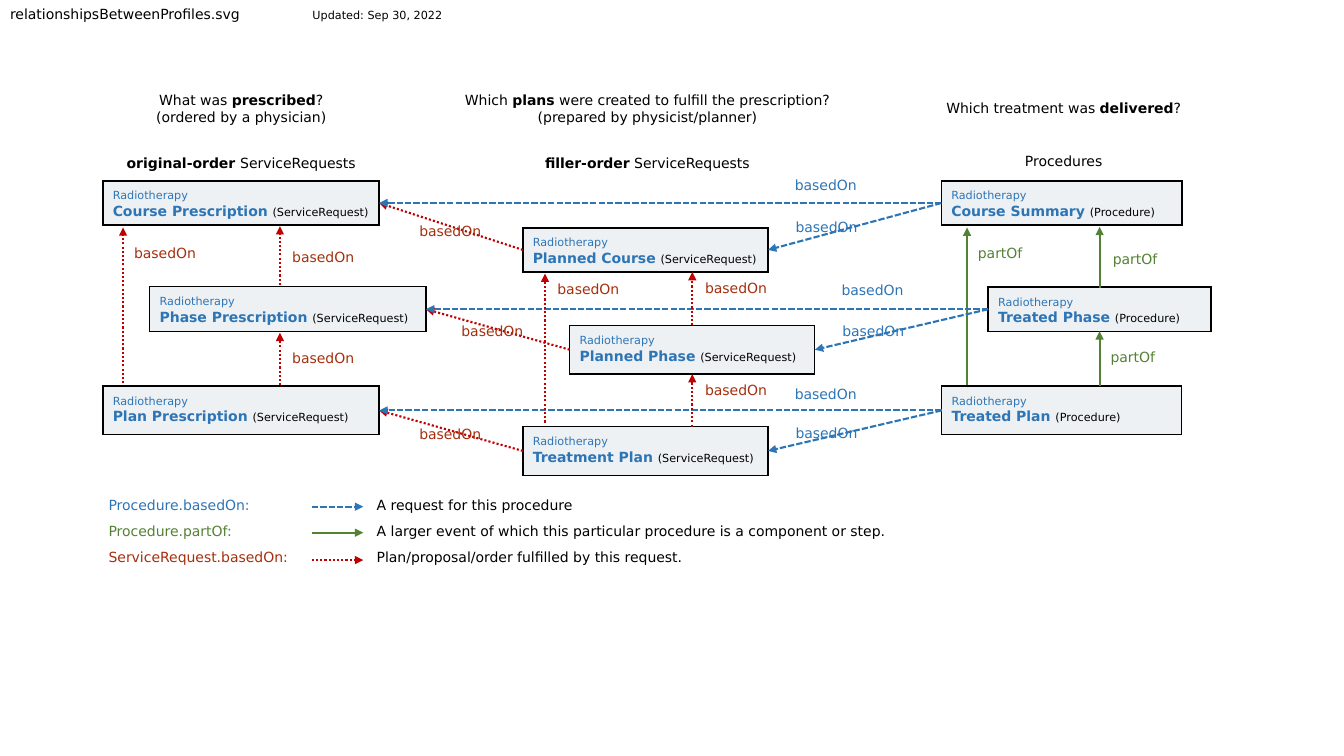
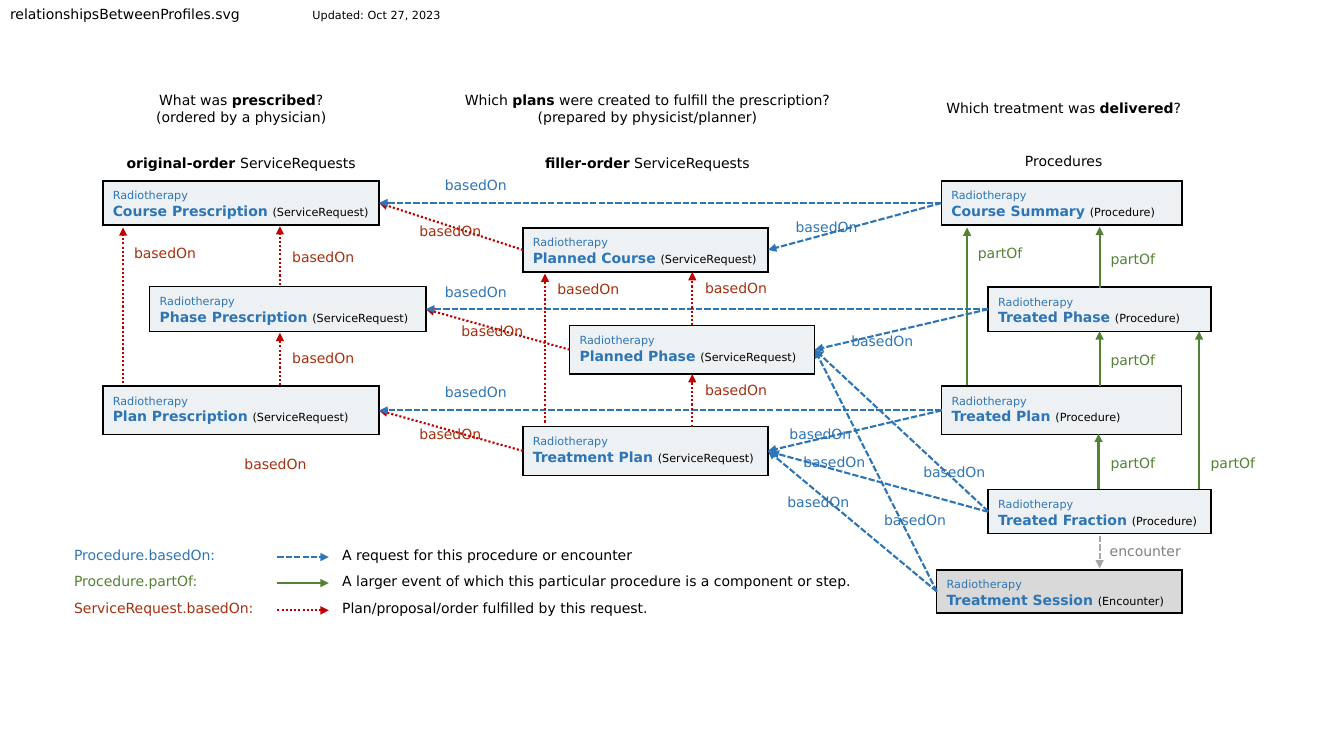
Before and after one commit to HL7/codex-radiation-therapy, a slide deck: slide 4 of input/images-source/RTResourcesOverview.pptx. Drawn at 1344x756 pixels with LibreOffice and Linux fonts; fonts in the diff are those of the drawing. Boxes give left, top, right and bottom in pixels: in the first picture for what was removed or moved away, otherwise in the second. Text is boxed around its words. In the diff, an @@ line names an element or a change of style, - is before the commit and + after.

Commit message:
Refinements and doc for treated fx and session

```diff
--- a/input/images-source/RTResourcesOverview.pptx
+++ b/input/images-source/RTResourcesOverview.pptx
@@ text at <box>10,8,441,22</box>: text changed @@
-relationshipsBetweenProfiles.svg Updated: Sep 30, 2022
+relationshipsBetweenProfiles.svg Updated: Oct 27, 2023
@@ text "basedOn": place and size @@
-text "basedOn" at <box>795,179,857,190</box>
+text "basedOn" at <box>445,179,507,190</box>
@@ text "basedOn": place and size @@
-text "basedOn" at <box>842,284,904,295</box>
+text "basedOn" at <box>445,286,507,297</box>
@@ arrow added from (988, 511) to (815, 350), #2E75B6 1.5 pt dashed @@
@@ arrow added from (937, 592) to (815, 350), #2E75B6 1.5 pt dashed @@
@@ text "basedOn" rewrapped from <box>842,325,904,340</box> to <box>851,335,913,346</box> @@
@@ arrow added from (1200, 489) to (1200, 332), #548235 1.5 pt @@
@@ text "basedOn": place and size @@
-text "basedOn" at <box>795,388,857,399</box>
+text "basedOn" at <box>445,386,507,397</box>
@@ text "basedOn": place and size @@
-text "basedOn" at <box>796,427,858,441</box>
+text "basedOn" at <box>789,428,851,443</box>
@@ arrow added from (1099, 489) to (1099, 434), #548235 1.5 pt @@
@@ text added at <box>244,458,306,470</box>, 10 pt, text #A5300F @@
+basedOn
@@ arrow added from (937, 592) to (768, 451), #2E75B6 1.5 pt dashed @@
@@ arrow added from (988, 512) to (770, 452), #2E75B6 1.5 pt dashed @@
@@ text added at <box>803,456,865,471</box>, 10 pt, text #2E75B6 @@
+basedOn
@@ text added at <box>923,466,985,481</box>, 10 pt, text #2E75B6 @@
+basedOn
@@ text added at <box>1111,457,1156,471</box>, 10 pt, text #548235 @@
+partOf
@@ text added at <box>1211,457,1256,471</box>, 10 pt, text #548235 @@
+partOf
@@ text added at <box>787,495,849,510</box>, 10 pt, text #2E75B6 @@
+basedOn
@@ rectangle added at <box>988,489,1211,533</box>, fill #EDF1F3, outline #000000 1 pt, 8 pt, text #2E75B6 @@
+Radiotherapy
+Treated Fraction (Procedure)
@@ text added at <box>884,513,946,528</box>, 10 pt, text #2E75B6 @@
+basedOn
@@ arrow added from (1100, 536) to (1100, 569), #A6A6A6 1.5 pt dashed @@
@@ text at <box>74,549,632,563</box>: text changed @@
-Procedure.basedOn: A request for this procedure
+Procedure.basedOn: A request for this procedure or encounter
@@ 3 arrows, 1 text: place and size @@
-3 arrows, 1 text at <box>109,499,885,565</box>
+3 arrows, 1 text at <box>74,549,851,616</box>
@@ text added at <box>1110,546,1181,556</box>, 10 pt, text #808080 @@
+encounter
@@ rectangle added at <box>937,570,1182,613</box>, fill #D9D9D9, outline #000000 1 pt, 8 pt, text #2E75B6 @@
+Radiotherapy
+Treatment Session (Encounter)
```
Also in this commit, not shown: 2 other slides changed, 2 slides added, 18 other files.
